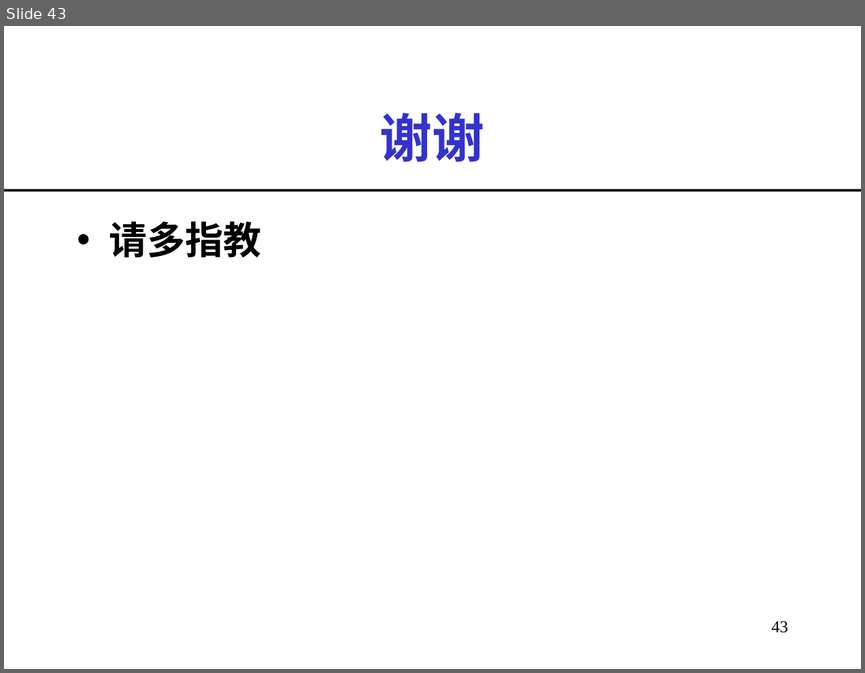
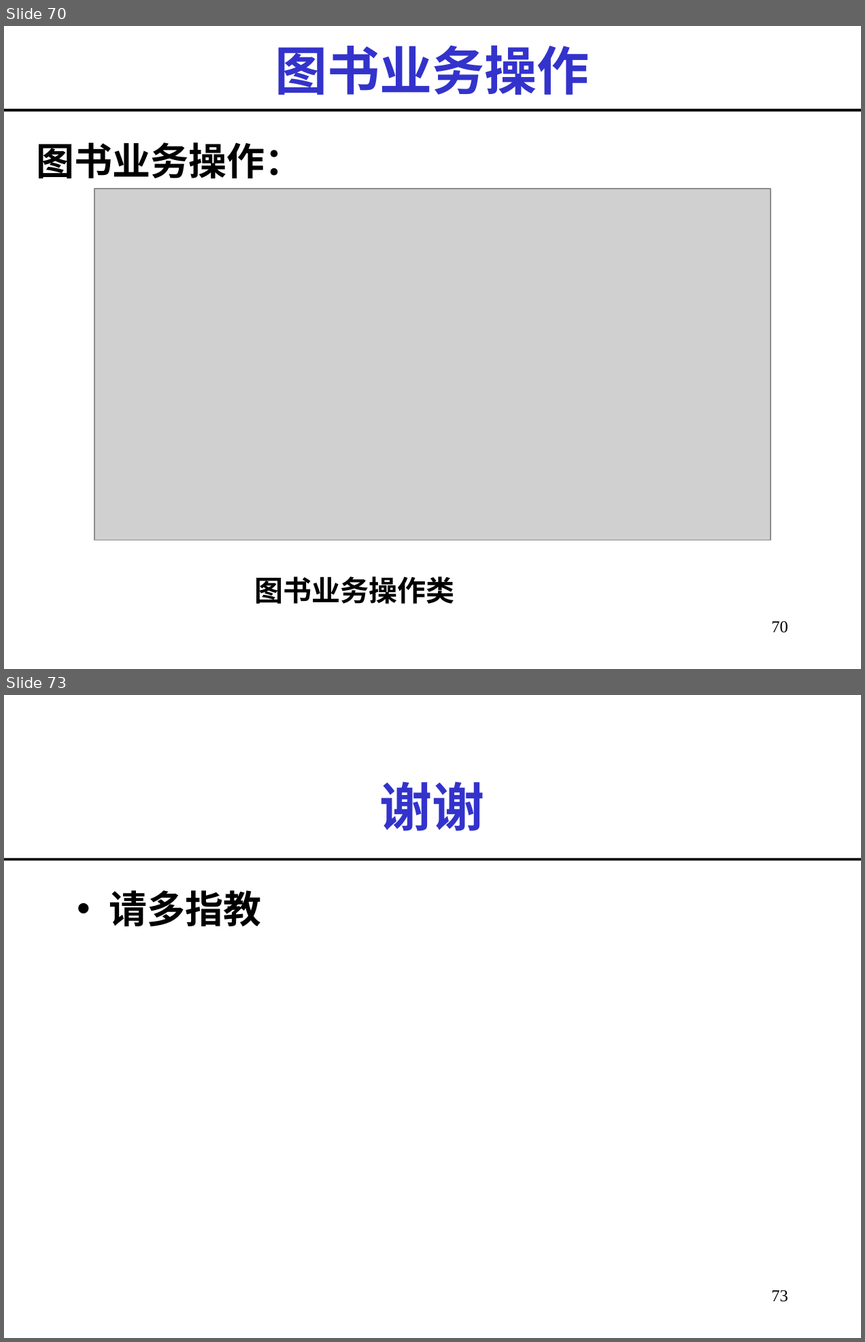
Before and after one commit to imwyw/Java, a slide deck: PPT/javaCh07_数据库连接.ppt. Shown one above the other, each under a label of ours: slide 43 before the commit, slides 70 and 73 after it; the slides between them are not shown. The pictures are 865x673 and 865x1342 pixels, drawn with LibreOffice and Linux fonts; fonts in the diff are those of the drawing; grey boxes stand for pictures. Boxes give left, top, right and bottom in pixels: in the first picture for what was removed or moved away, otherwise in the second. Text is boxed around its words. In the diff, an @@ line names an element or a change of style, - is before the commit and + after.

```diff
--- a/PPT/javaCh07_数据库连接.ppt
+++ b/PPT/javaCh07_数据库连接.ppt
@@ slide 70 added at [4,26,861,669], background #FFFFFF @@
@@ title added at [275,45,589,95], 44 pt, text #3333CC, bold @@
+图书业务操作
@@ line added from (4, 110) to (861, 110), #000000 2.24 pt @@
@@ text added at [37,142,303,178], 32 pt, text #000000, bold @@
+图书业务操作：
@@ picture added at [95,189,771,540] @@
@@ text added at [255,576,455,603], 24 pt, text #000000, bold @@
+图书业务操作类
@@ page number added at [771,620,788,633], 14 pt, text #000000 @@
+70
@@ what was slide 43 is now slide 73 @@
@@ page number at [771,1289,788,1302]: text changed @@
-43
+73
```
Also in this commit, not shown: 1 slide changed, 29 other slides added, 8 other files.
